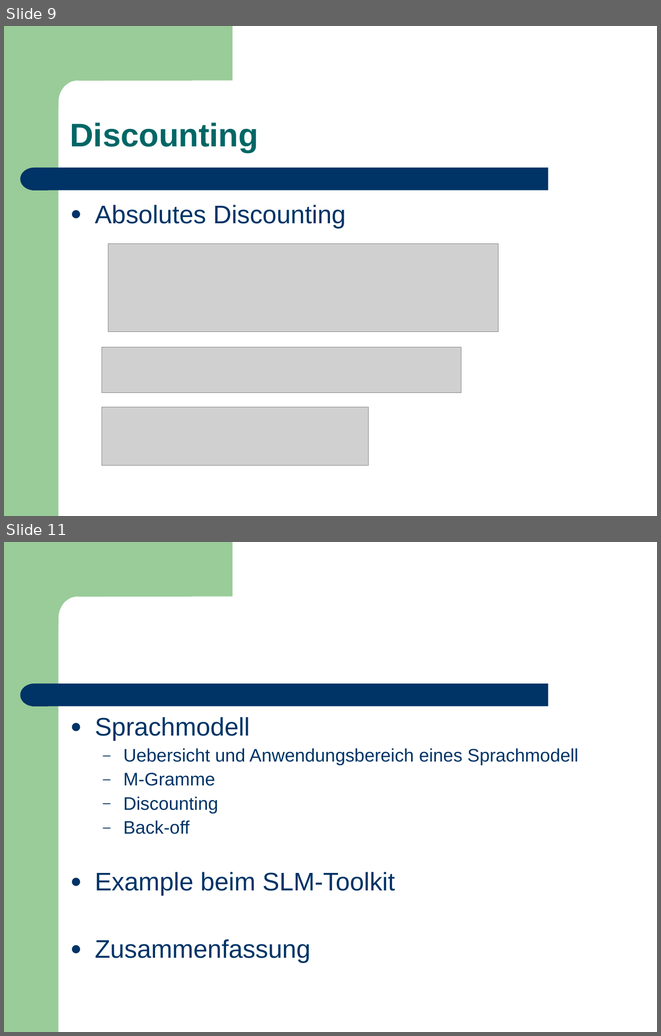
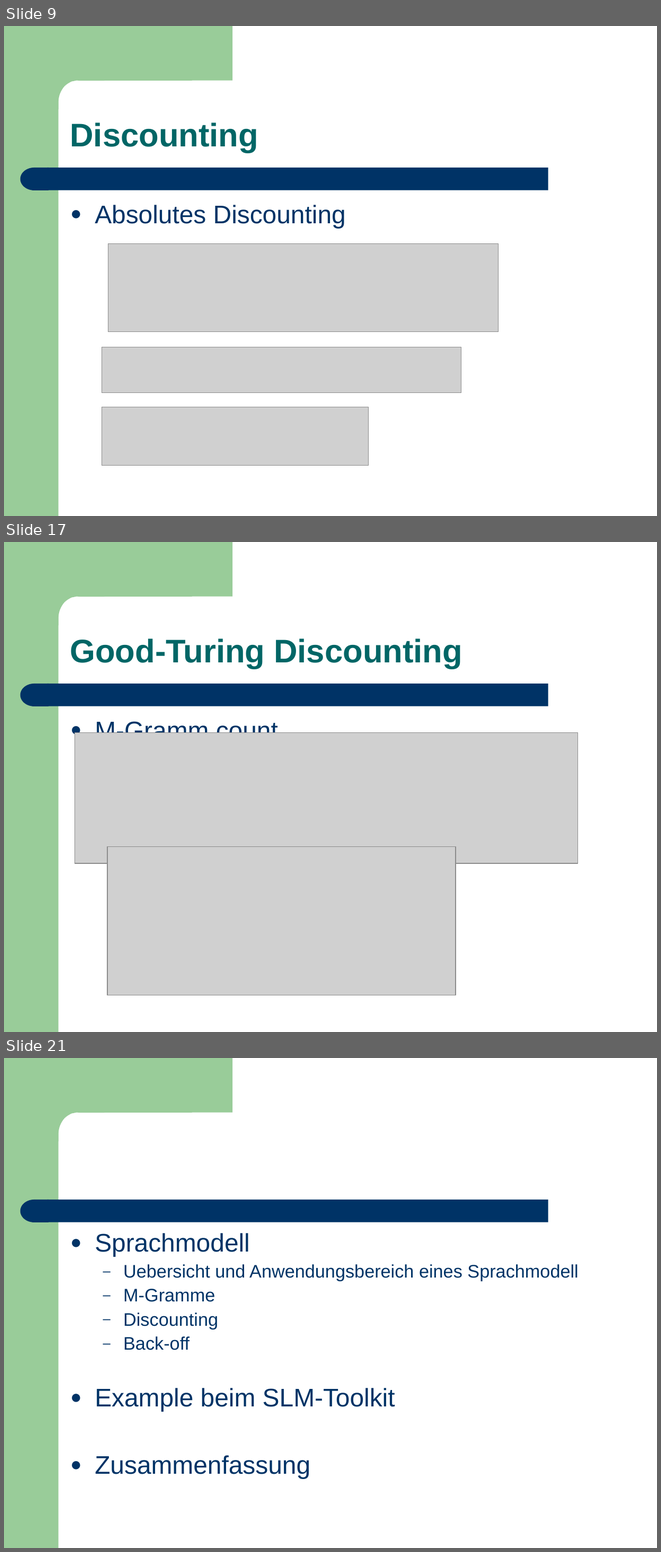
Before and after one commit to leonard117/arbeittet, a slide deck: ARS/doc/Training_Sprachmodell.ppt. Shown one above the other, each under a label of ours: slides 9 and 11 before the commit, slides 9, 17 and 21 after it; the slides between them are not shown. The pictures are 661x1036 and 661x1552 pixels, drawn with LibreOffice and Linux fonts; fonts in the diff are those of the drawing; grey boxes stand for pictures. Boxes give left, top, right and bottom in pixels: in the first picture for what was removed or moved away, otherwise in the second. Text is boxed around its words. In the diff, an @@ line names an element or a change of style, - is before the commit and + after.

```diff
--- a/ARS/doc/Training_Sprachmodell.ppt
+++ b/ARS/doc/Training_Sprachmodell.ppt
@@ slide 17 added at [4,542,657,1032], background #FFFFFF; not listed: 4 template elements that a slide beside it also shows @@
@@ text added at [70,638,462,668], 36 pt, text #006666, bold @@
+Good-Turing Discounting
@@ text added at [95,719,278,733], 28 pt, text #003366 @@
+● M-Gramm count
@@ picture added at [74,733,577,863] @@
@@ picture added at [107,847,455,995] @@
@@ what was slide 11 is now slide 21 @@
```
Also in this commit, not shown: 2 slides changed, 9 other slides added.
